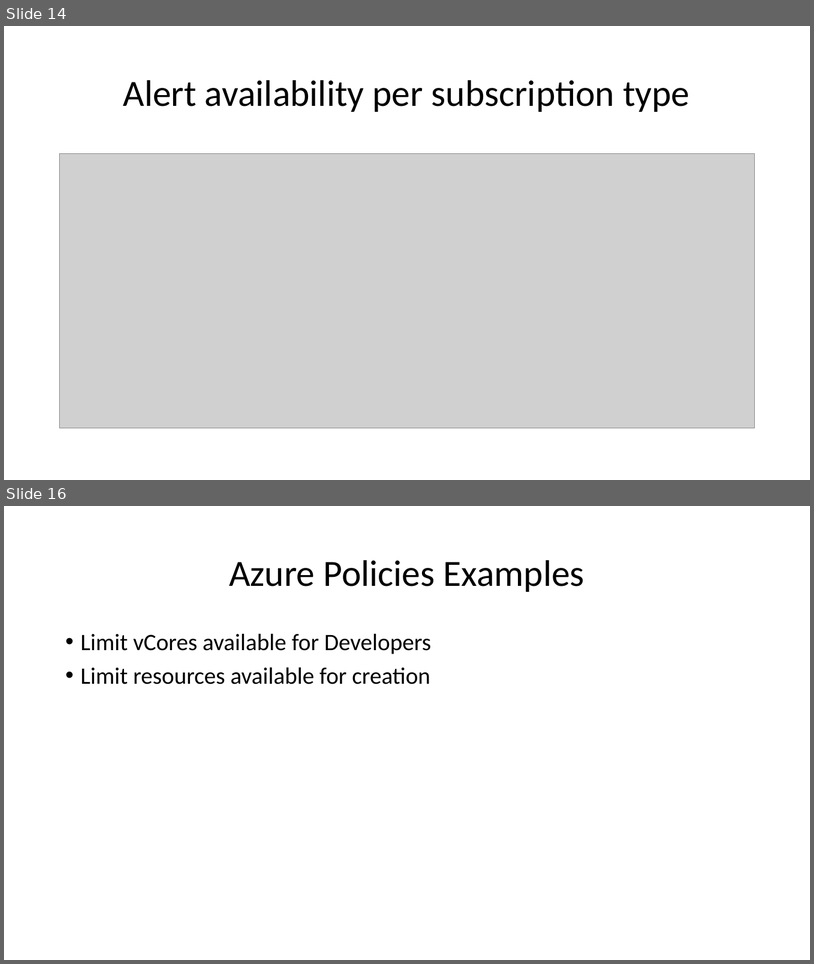
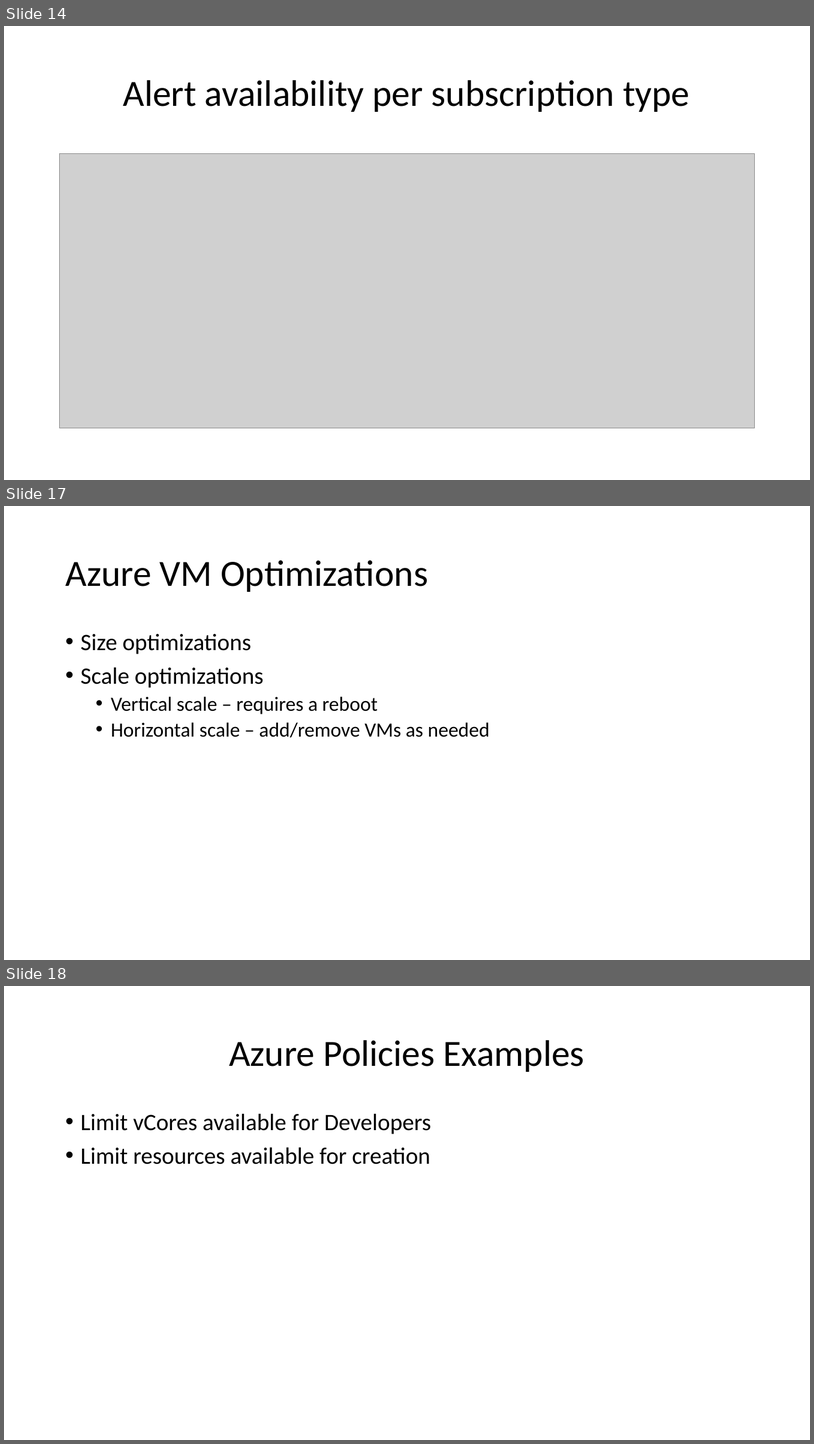
Before and after one commit to peterperov/MSFTCSA, a slide deck: 104-FinOps/Azure FinOps - Introduction.pptx. Shown one above the other, each under a label of ours: slides 14 and 16 before the commit, slides 14, 17 and 18 after it; the slides between them are not shown. The pictures are 814x964 and 814x1444 pixels, drawn with LibreOffice and Linux fonts; fonts in the diff are those of the drawing; grey boxes stand for pictures. Boxes give left, top, right and bottom in pixels: in the first picture for what was removed or moved away, otherwise in the second. Text is boxed around its words. In the diff, an @@ line names an element or a change of style, - is before the commit and + after.

```diff
--- a/104-FinOps/Azure FinOps - Introduction.pptx
+++ b/104-FinOps/Azure FinOps - Introduction.pptx
@@ slide 17 added at <box>4,506,810,960</box>, background #FFFFFF @@
@@ title added at <box>65,560,428,592</box>, 44 pt, text #000000 @@
+Azure VM Optimizations
@@ text added at <box>81,634,490,738</box>, 24 pt, text #000000 @@
+• Size optimizations
+• Scale optimizations
+  • Vertical scale – requires a reboot
+  • Horizontal scale – add/remove VMs as needed
@@ what was slide 16 is now slide 18 @@
```
Also in this commit, not shown: 2 slides changed, 1 other slide added.
